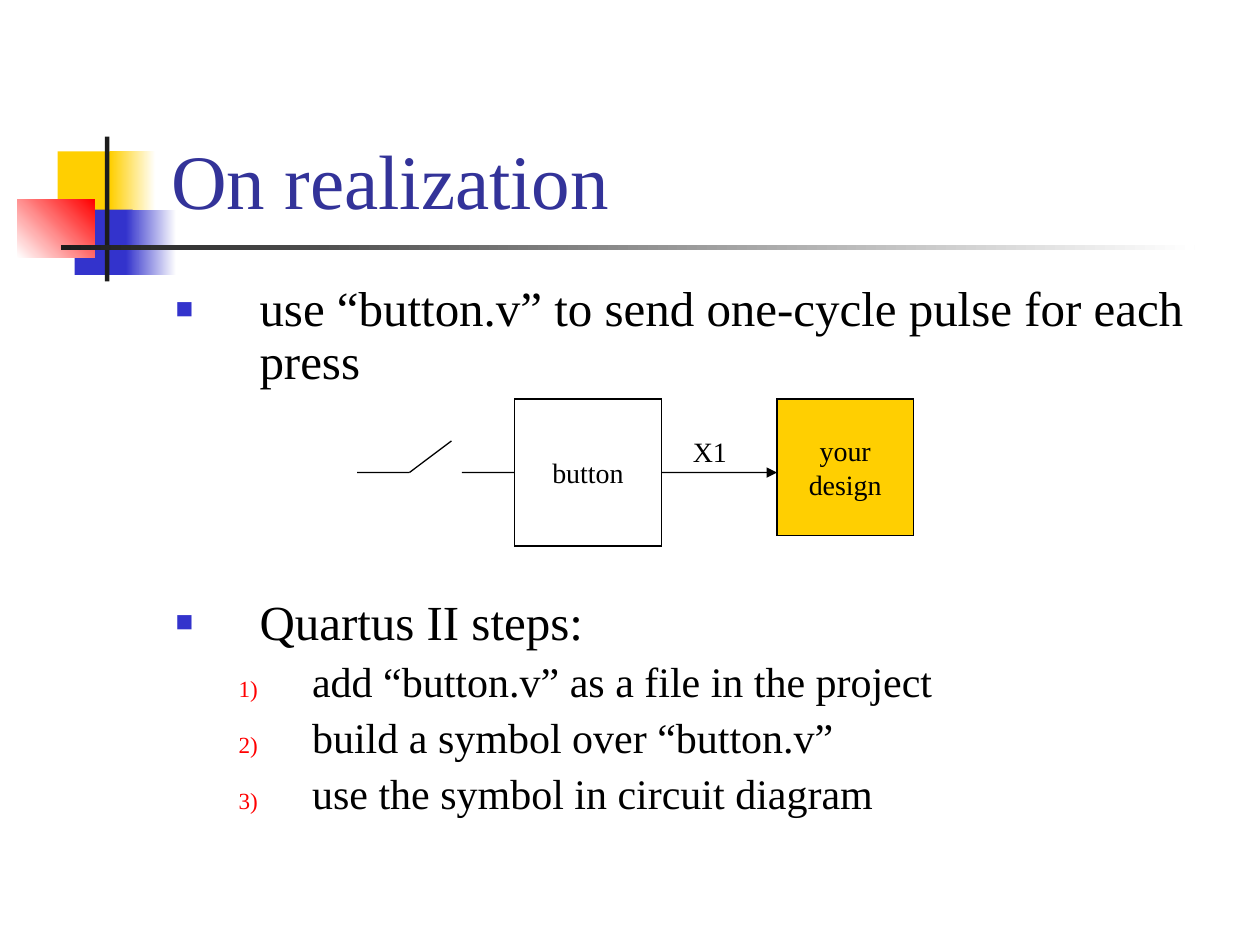
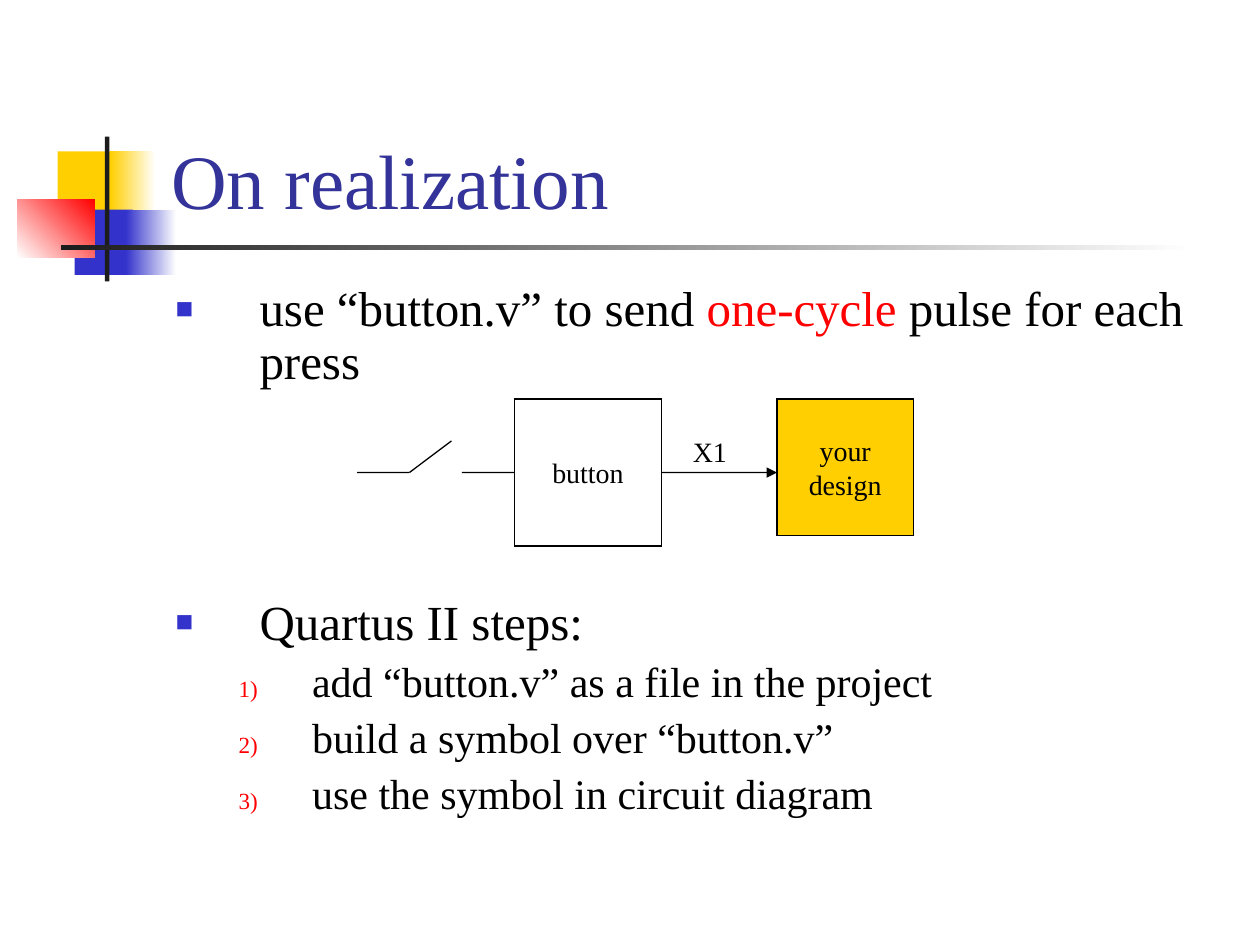
Before and after one commit to CGUSystemCourses/ComputerOrg-2015, a slide deck: slide 6 of Lectures/lec02-seq_circuit_design/lab02-digit_lock.ppt (slide 7 before the commit). Drawn at 1260x945 pixels with LibreOffice and Linux fonts; fonts in the diff are those of the drawing. Boxes give left, top, right and bottom in pixels: in the first picture for what was removed or moved away, otherwise in the second. Text is boxed around its words. In the diff, an @@ line names an element or a change of style, - is before the commit and + after.

```diff
--- a/Lectures/lec02-seq_circuit_design/lab02-digit_lock.ppt
+++ b/Lectures/lec02-seq_circuit_design/lab02-digit_lock.ppt
@@ text at (x1=260, y1=291, x2=1184, y2=389): text colour #000000 to #FF0000 in "one-cycle" @@
```
Also in this commit, not shown: 1 other slide changed, 1 slide removed, 3 other files.
